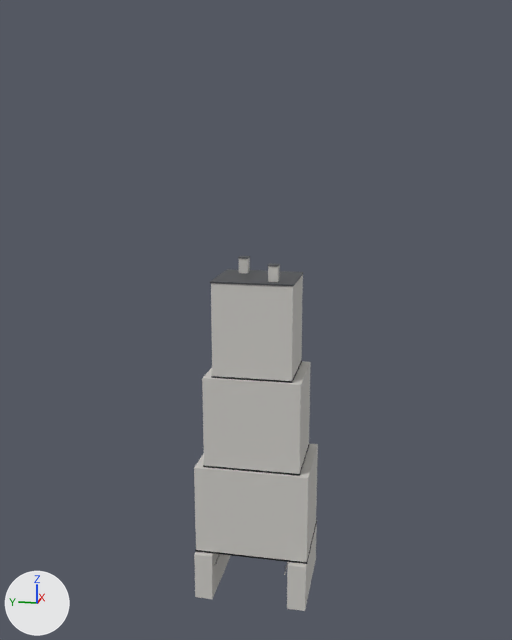
A saved change to the FBX model Assets/_Project/04.Art/02.Models/Megastructure/SM_Mega_Citadel_LOD1.fbx.
Both versions are drawn from a camera (50 mm lens) standing at (-878.0, -172.0, 580.0) and looking at (3.0, 4.0, 360.0). Lighting does not change. The marker at lower left points along +X, +Y and +Z. The picture after the commit comes second. Where no turn or scale is listed for an object, it has been applied to the vertices.

Script lines for the objects in view, before the commit:
```python
me_sm_mega_citadel_lod1 = bpy.data.meshes.new('SM_Mega_Citadel_LOD1')
me_sm_mega_citadel_lod1.from_pydata(...)  # 944 vertices, 708 faces; spans x -63.0..63.0, y -76.0..76.0, z -16.0..438.0
# faces by material slot: [102, 558, 18, 30]
me_sm_mega_citadel_lod1.materials.append(mat_m_mega_concrete)  # light grey #cdcbc6
me_sm_mega_citadel_lod1.materials.append(mat_m_mega_steel)  # grey #6e7075
me_sm_mega_citadel_lod1.materials.append(mat_m_mega_dark)  # dark grey #303134
me_sm_mega_citadel_lod1.materials.append(mat_m_mega_signal)  # orange #e29342
ob_sm_mega_citadel_lod1 = bpy.data.objects.new('SM_Mega_Citadel_LOD1', me_sm_mega_citadel_lod1)
ob_sm_mega_citadel_lod1.location = (0.0, 0.0, 0.0)
```
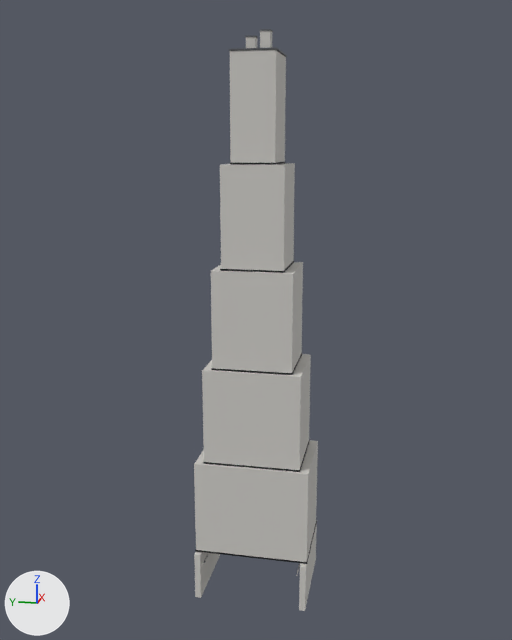
Location of each change, (x1, y1, x2, y2) in pixels of the pictures (512 x 640 px):
'SM_Mega_Citadel_LOD1', reshaped (64% taller)
    before: (194, 256, 318, 611)
    after: (194, 29, 318, 611)
part 1 of me_sm_mega_citadel_lod1, rebuilt
    before: (202, 361, 311, 476)
    after: (202, 354, 311, 470)
part 2 of me_sm_mega_citadel_lod1, rebuilt
    before: (203, 443, 310, 476)
    after: (203, 440, 310, 472)
part 3 of me_sm_mega_citadel_lod1, rebuilt
    before: (211, 275, 303, 383)
    after: (211, 262, 303, 375)
part 4 of me_sm_mega_citadel_lod1, deleted
    before: (210, 256, 304, 568)
part 5 of me_sm_mega_citadel_lod1, built on
    before: (194, 444, 318, 611)
    after: (194, 29, 318, 611)

The change, as a list of edits to the scene's bpy script:
```text
Change me_sm_mega_citadel_lod1:
    used by ob_sm_mega_citadel_lod1; location = (0.0, 0.0, 0.0)
    remove me_sm_mega_citadel_lod1.from_pydata(...)  # 944 vertices, 708 faces; spans x -63.0..63.0, y -76.0..76.0, z -16.0..438.0
    add me_sm_mega_citadel_lod1.from_pydata(...)  # 976 vertices, 732 faces; spans x -63.0..63.0, y -76.0..76.0, z -16.0..708.0
    me_sm_mega_citadel_lod1 part 1: the loose piece of 8 vertices spanning x -49.0..49.0, y -63.0..63.0, z 171.0..293.0 is rebuilt with 8 vertices and now spans x -49.0..49.0, y -63.0..63.0, z 176.0..303.0
    me_sm_mega_citadel_lod1 part 2: the loose piece of 8 vertices spanning x -50.0..50.0, y -64.0..64.0, z 171.0..173.0 is rebuilt with 8 vertices and now spans x -50.0..50.0, y -64.0..64.0, z 176.0..178.0
    me_sm_mega_citadel_lod1 part 3: the loose piece of 8 vertices spanning x -45.0..45.0, y -51.0..51.0, z 293.0..415.0 is rebuilt with 8 vertices and now spans x -45.0..45.0, y -51.0..51.0, z 303.0..431.0
    me_sm_mega_citadel_lod1 part 4: 81 loose pieces with 648 vertices, spanning x -63.0..63.0, y -52.0..52.0, z 35.0..438.0, are deleted
    me_sm_mega_citadel_lod1 part 5: 12 vertices removed from x -62.0..62.0, y -75.0..75.0, z -16.0..171.0; 692 vertices added at x -63.0..63.0, y -75.0..75.0, z -16.0..708.0
    other edits to the shape of me_sm_mega_citadel_lod1 do not show in these pictures
```
